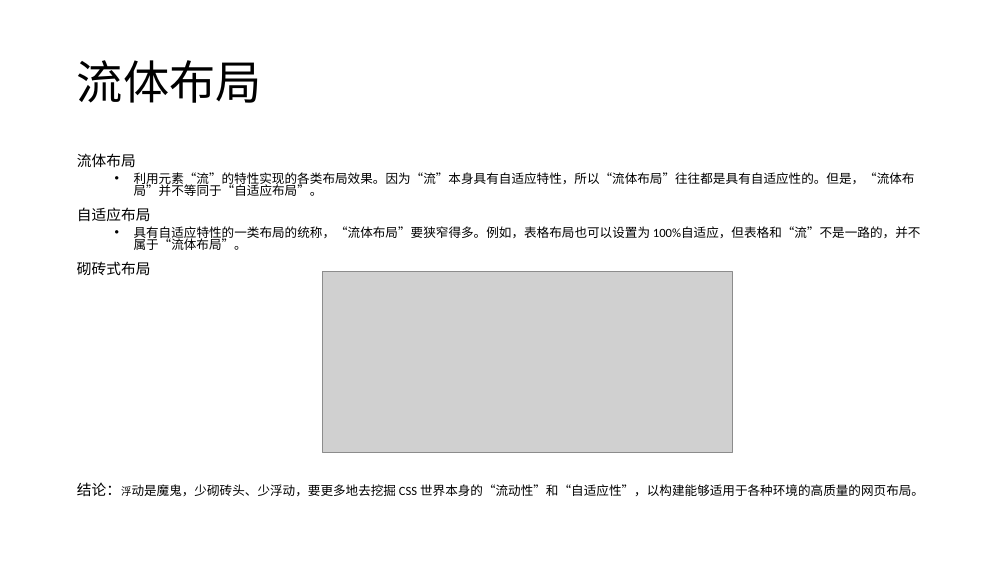
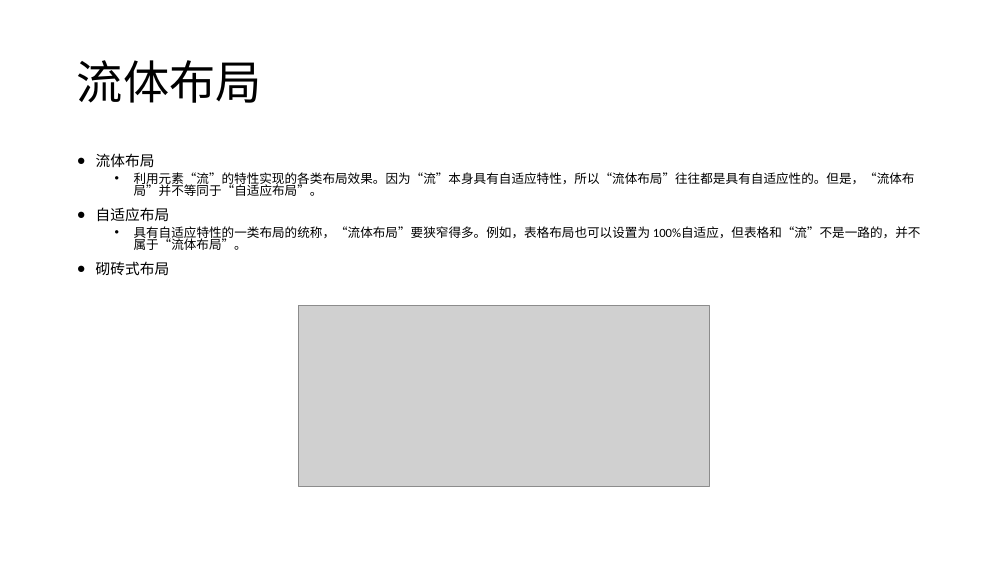
Before and after one commit to FBmm/Frontend-blog, a slide deck: slide 15 of CSS/css分享/css分享 - 常见CSS布局最佳实践.pptx (slide 10 before the commit). Drawn at 1008x567 pixels with LibreOffice and Linux fonts; fonts in the diff are those of the drawing; grey boxes stand for pictures. Boxes give left, top, right and bottom in pixels: in the first picture for what was removed or moved away, otherwise in the second. Text is boxed around its words. In the diff, an @@ line names an element or a change of style, - is before the commit and + after.

```diff
--- a/CSS/css分享/css分享 - 常见CSS布局最佳实践.pptx
+++ b/CSS/css分享/css分享 - 常见CSS布局最佳实践.pptx
@@ text at <box>96,153,170,275</box>: bullet none to ● @@
@@ picture: place and size @@
-picture at <box>322,271,733,453</box>
+picture at <box>299,306,709,487</box>
@@ text at <box>77,482,924,496</box>: paragraph removed @@
-结论：浮动是魔鬼，少砌砖头、少浮动，要更多地去挖掘 CSS 世界本身的“流动性”和“自适应性”，以构建能够适用于各种环境的高质量的网页布局。
```
Also in this commit, not shown: 11 other slides changed, 8 slides added, 16 other files.
